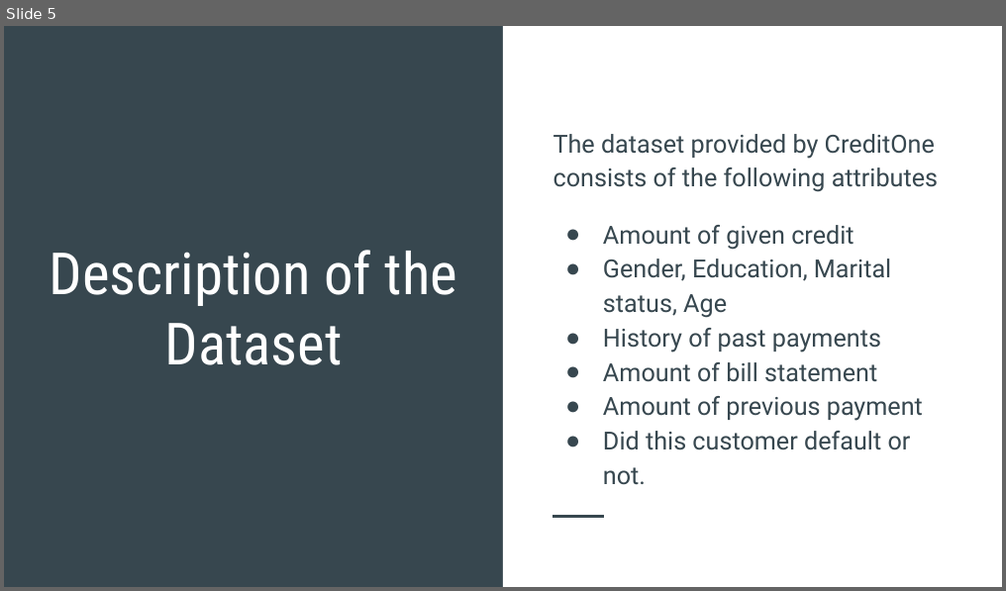
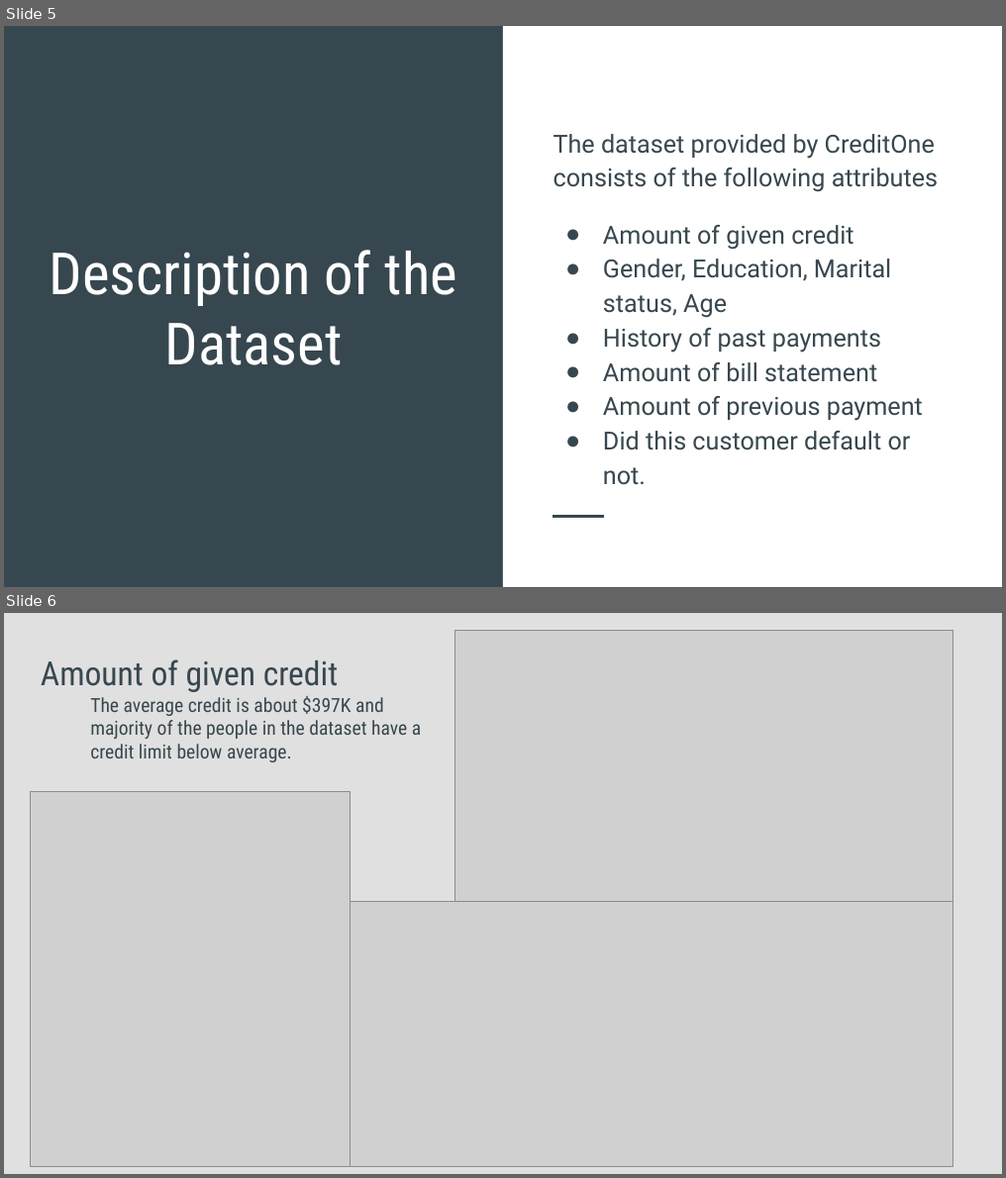
Before and after one commit to schitari/C5T1, a slide deck: C5T1- CreditOne Data Science.pptx. Shown one above the other, each under a label of ours: slide 5 before the commit, slides 5 and 6 after it. The pictures are 1006x591 and 1006x1178 pixels, drawn with LibreOffice and Linux fonts; fonts in the diff are those of the drawing; grey boxes stand for pictures. Boxes give left, top, right and bottom in pixels: in the first picture for what was removed or moved away, otherwise in the second. Text is boxed around its words. In the diff, an @@ line names an element or a change of style, - is before the commit and + after.

```diff
--- a/C5T1- CreditOne Data Science.pptx
+++ b/C5T1- CreditOne Data Science.pptx
@@ slide 6 added at <box>4,613,1002,1174</box>, background #E0E0E0 @@
@@ picture added at <box>455,630,953,904</box> @@
@@ title added at <box>41,660,421,762</box>, 14 pt, text #37474F @@
+Amount of given credit
+The average credit is about $397K and majority of the people in the dataset have a credit limit below average.
@@ picture added at <box>31,792,350,1167</box> @@
@@ picture added at <box>350,901,953,1166</box> @@
```
Also in this commit, not shown: 1 slide changed, 3 other slides added, 1 slide removed.
